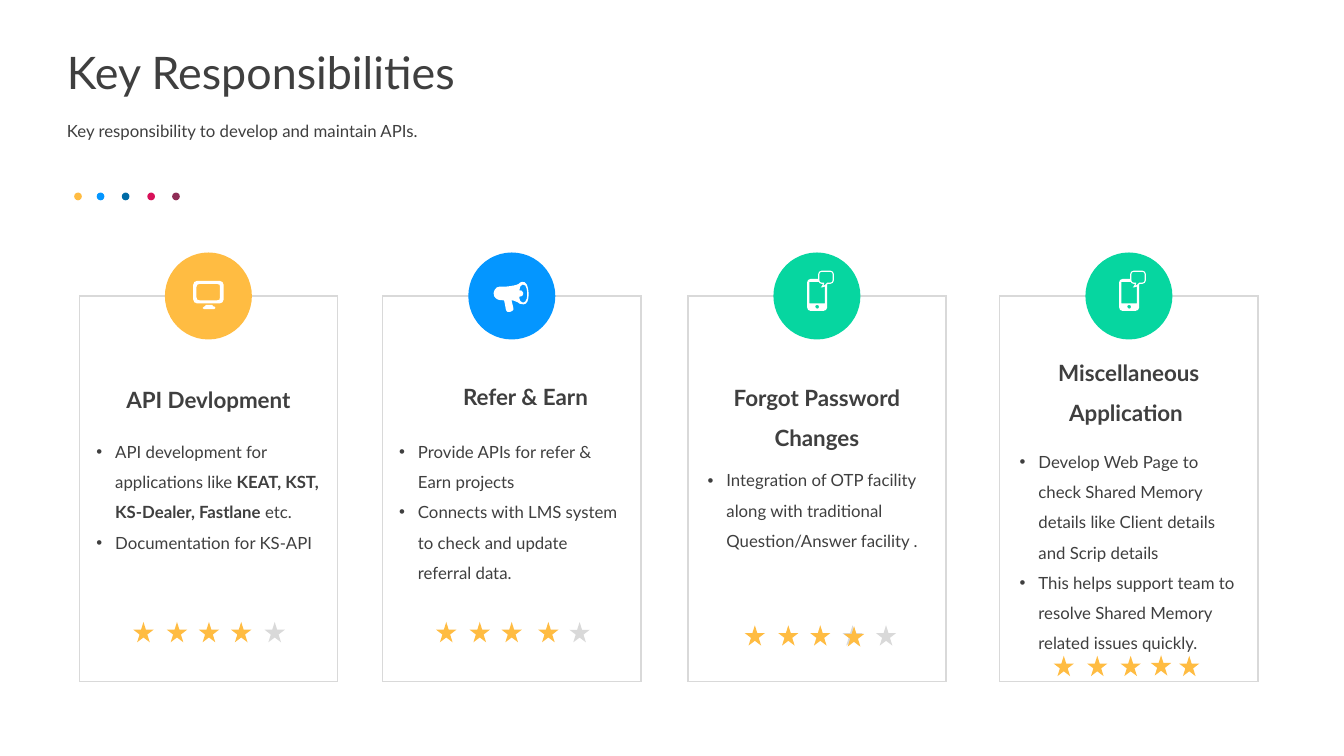
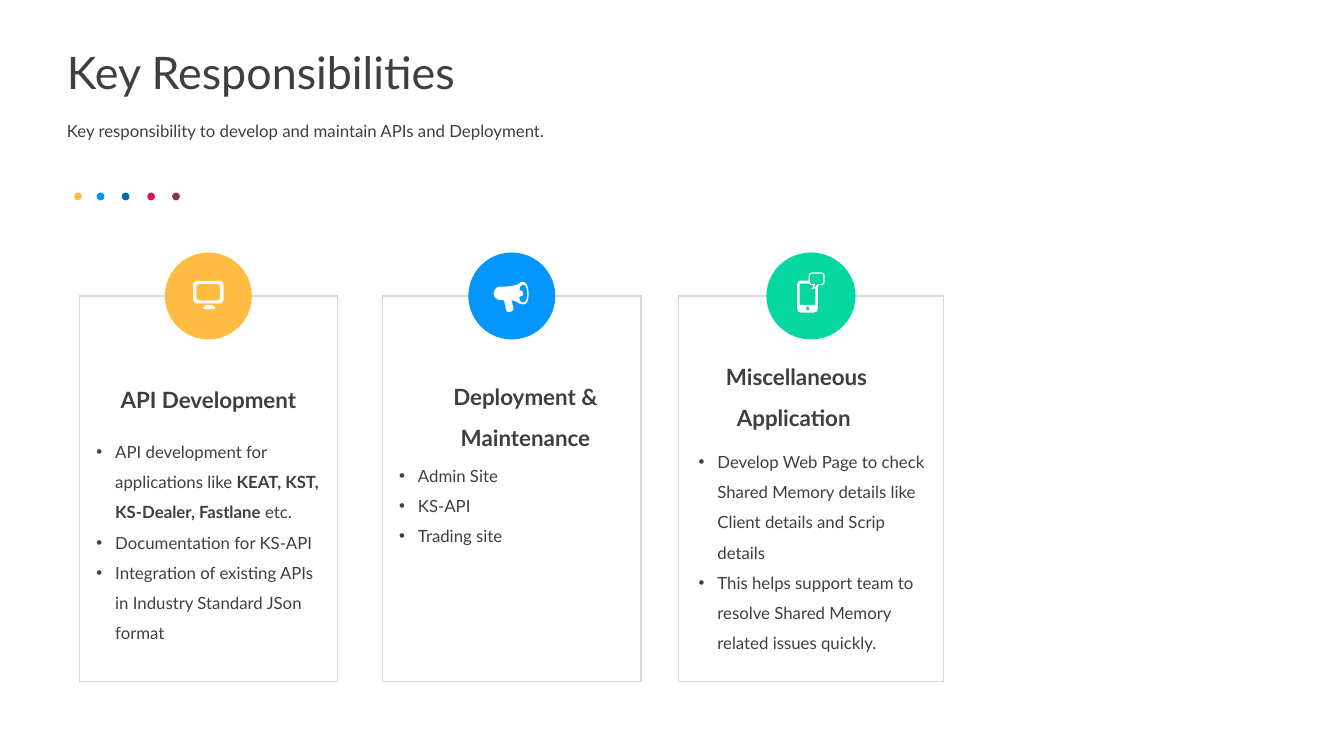
Before and after one commit to DJMHATRE/My-files, a slide deck: slide 2 of Dhiraj_Mhatre_Omega Light.pptx. Drawn at 1344x756 pixels with LibreOffice and Linux fonts; fonts in the diff are those of the drawing. Boxes give left, top, right and bottom in pixels: in the first picture for what was removed or moved away, otherwise in the second. Text is boxed around its words. In the diff, an @@ line names an element or a change of style, - is before the commit and + after.

```diff
--- a/Dhiraj_Mhatre_Omega Light.pptx
+++ b/Dhiraj_Mhatre_Omega Light.pptx
@@ subtitle at (67, 124, 544, 140): text changed @@
-Key responsibility to develop and maintain APIs.
+Key responsibility to develop and maintain APIs and Deployment.
@@ ellipse: place and size @@
-ellipse at (1086, 253, 1173, 340)
+ellipse at (766, 253, 856, 340)
@@ rectangle: place and size @@
-rectangle at (1000, 296, 1258, 682)
+rectangle at (679, 296, 944, 682)
@@ freeform shape: place and size @@
-freeform shape at (1119, 271, 1146, 312)
+freeform shape at (798, 272, 825, 313)
@@ text "Miscellaneous Application": place and size @@
-text "Miscellaneous Application" at (1058, 364, 1199, 425)
+text "Miscellaneous Application" at (726, 368, 867, 430)
@@ text at (453, 388, 590, 446): text changed @@
-Refer & Earn
+Deployment & Maintenance
@@ group removed at (688, 253, 946, 682): 5 stars, 2 texts, 1 rectangle, 1 ellipse, 1 freeform shape @@
-• Integration of OTP facility along with traditional Question/Answer facility .
-Forgot Password Changes
@@ text at (121, 391, 296, 412): text changed @@
-API Devlopment
+API Development
@@ text "Develop Web Page to check ..." rewrapped from (1038, 455, 1235, 652) to (717, 455, 925, 652) @@
@@ text at (418, 469, 502, 545): text changed @@
-• Provide APIs for refer & Earn projects
-• Connects with LMS system to check and update referral data.
+• Admin Site
+• KS-API
+• Trading site
@@ text at (115, 567, 313, 639): paragraph added @@
+• Integration of existing APIs in Industry Standard JSon format
@@ group removed at (133, 622, 284, 642): 5 stars @@
@@ group removed at (437, 622, 559, 642): 4 stars @@
@@ star removed at (570, 622, 590, 642) @@
@@ star removed at (844, 626, 864, 646) @@
@@ star removed at (1054, 656, 1074, 677) @@
@@ star removed at (1088, 656, 1108, 677) @@
@@ star removed at (1121, 656, 1141, 677) @@
@@ star removed at (1151, 655, 1172, 676) @@
@@ star removed at (1180, 656, 1200, 677) @@
```
Also in this commit, not shown: 1 other slide changed.
